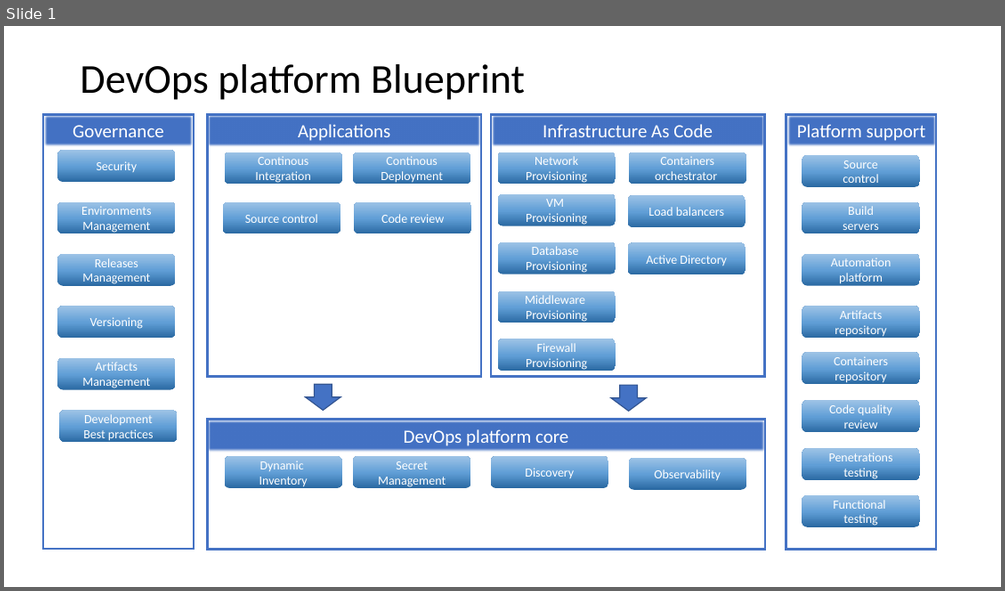
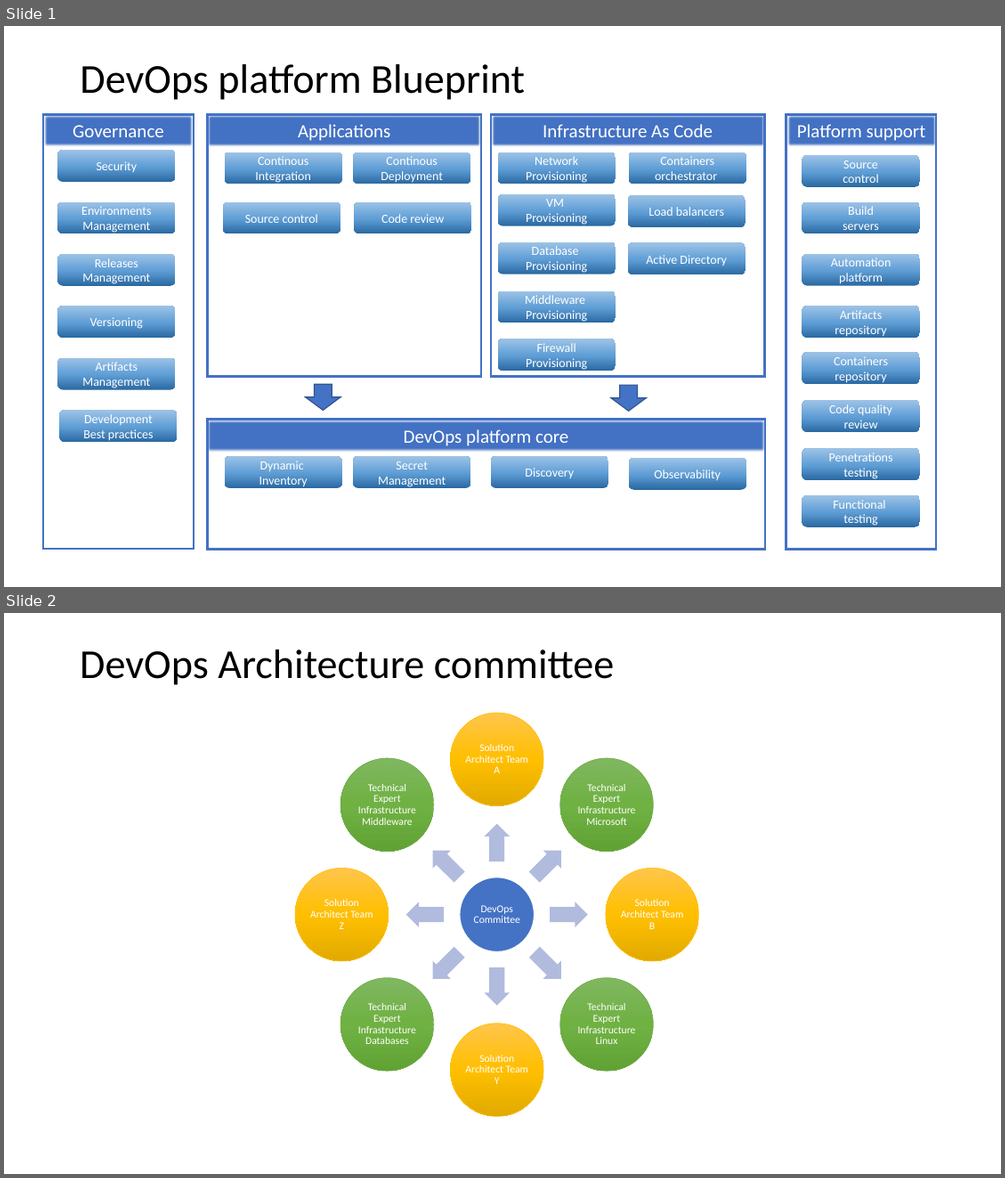
Before and after one commit to ygo74/ygo74.github.io, a slide deck: _documents/DevOps platform documentation support.pptx. Shown one above the other, each under a label of ours: slide 1 before the commit, slides 1 and 2 after it. The pictures are 1005x591 and 1005x1178 pixels, drawn with LibreOffice and Linux fonts; fonts in the diff are those of the drawing. Boxes give left, top, right and bottom in pixels: in the first picture for what was removed or moved away, otherwise in the second. Text is boxed around its words. In the diff, an @@ line names an element or a change of style, - is before the commit and + after.

```diff
--- a/_documents/DevOps platform documentation support.pptx
+++ b/_documents/DevOps platform documentation support.pptx
@@ slide 2 added at box(4, 613, 1001, 1174), background #FFFFFF @@
@@ text added at box(80, 649, 614, 685), 39.6 pt, text #000000 @@
+DevOps Architecture committee
@@ group added at box(295, 713, 699, 1116): 9 ellipses, 9 texts, 8 right arrows @@
+DevOps Committee
+Solution Architect Team A
+Technical Expert Infrastructure Microsoft
+Solution Architect Team B
+Technical Expert Infrastructure Linux
+Solution Architect Team Y
+Technical Expert Infrastructure Databases
+Solution Architect Team Z
+Technical Expert Infrastructure Middleware
```
Also in this commit, not shown: 2 other files.
